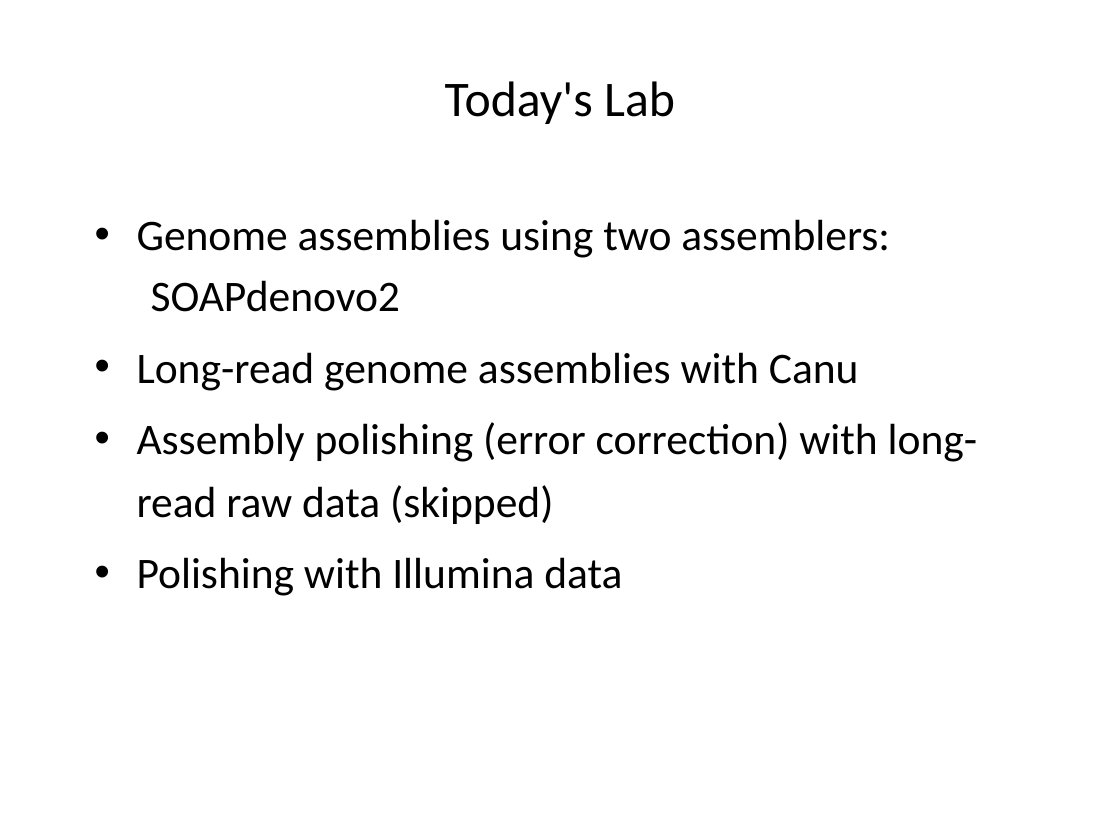
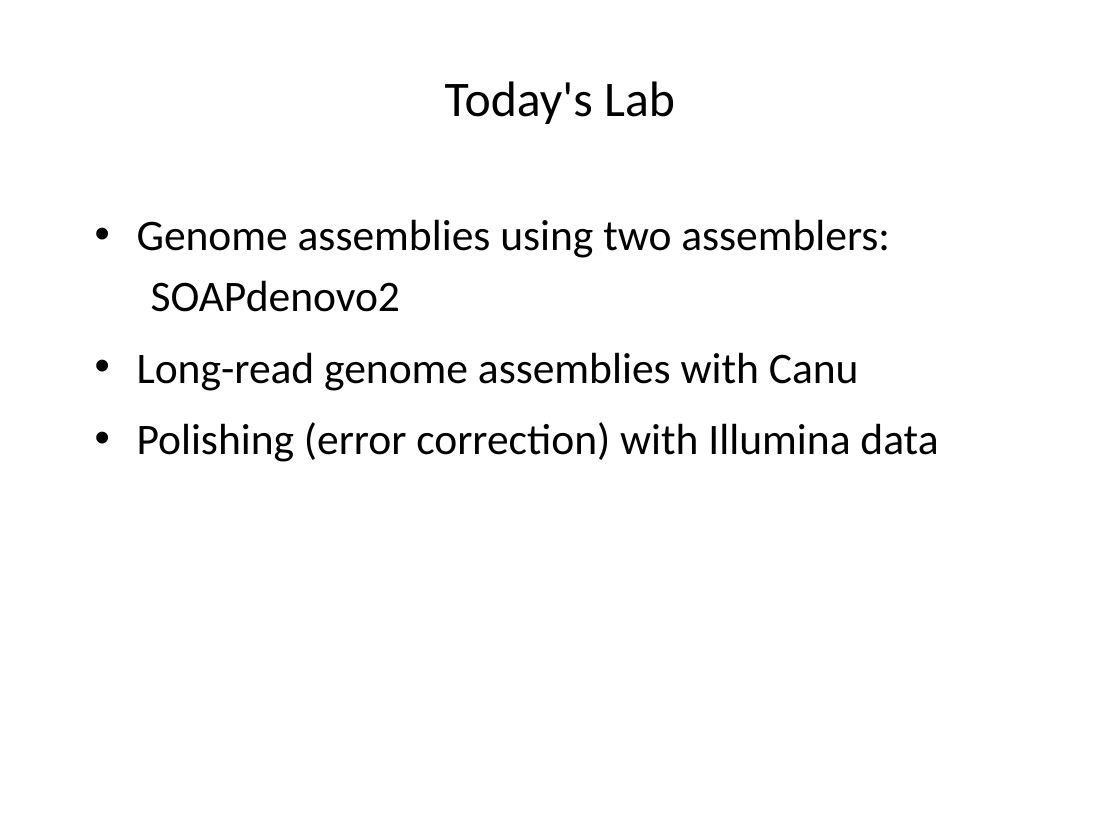
Before and after one commit to liu3zhenlab/teaching, a slide deck: slide 2 of PLPTH813Bioinformatis/2023/labs/lab09_assembly.pptx. Drawn at 1120x840 pixels with LibreOffice and Linux fonts; fonts in the diff are those of the drawing. Boxes give left, top, right and bottom in pixels: in the first picture for what was removed or moved away, otherwise in the second. Text is boxed around its words. In the diff, an @@ line names an element or a change of style, - is before the commit and + after.

```diff
--- a/PLPTH813Bioinformatis/2023/labs/lab09_assembly.pptx
+++ b/PLPTH813Bioinformatis/2023/labs/lab09_assembly.pptx
@@ text at (x1=137, y1=422, x2=938, y2=462): text changed @@
-• Assembly polishing (error correction) with long-read raw data (skipped)
-• Polishing with Illumina data
+• Polishing (error correction) with Illumina data
```
Also in this commit, not shown: 6 other slides changed, 2 other files.
